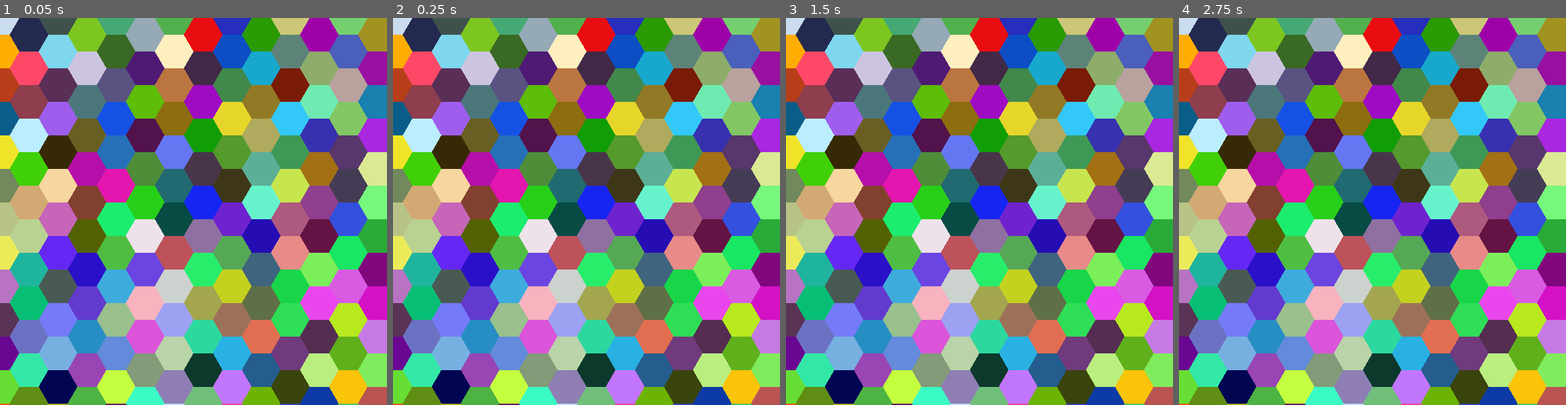
Above: before the commit, frames 1-4 (left to right).
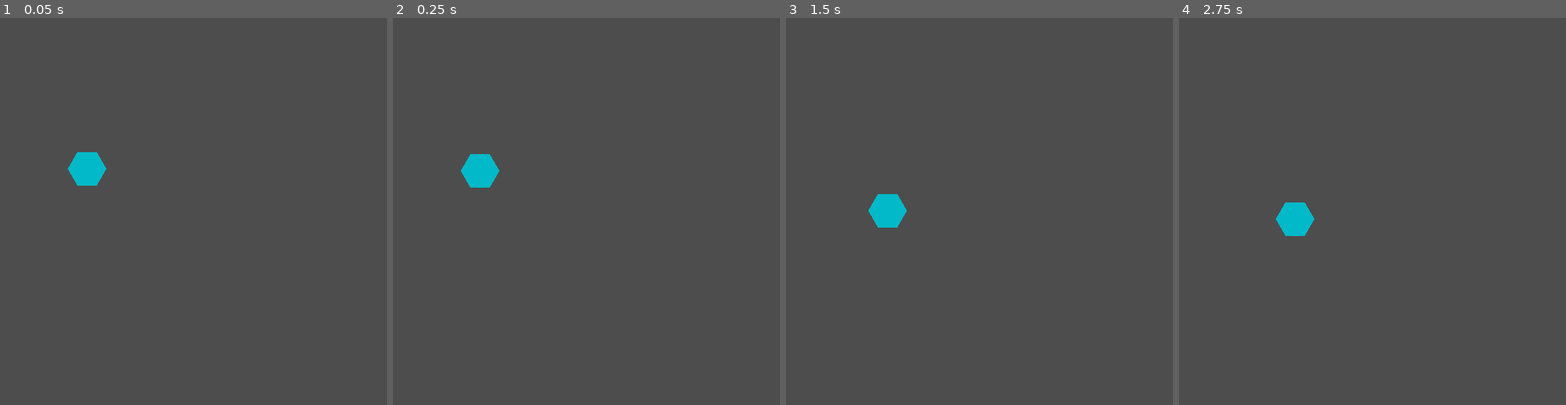
Above: after the commit, the same moments.

Repository: redpebble/sneksagon
Game: Godot game, scene res://scenes/map.tscn
The game is run twice, just before and just after one commit, with the same random seed, the same clock (stepped at 60 frames per second) and the same inputs.
Inputs:
- Up to frame 1 (0.05 s): no input
- Up to frame 2 (0.25 s): no input
- Up to frame 3 (1.5 s): tap Enter at 1.25 s
- Up to frame 4 (2.75 s): no input

The runs differ from the first frame. In frame 1, 98% of the frame differs, in the area x 0-100%, y 0-100%; in frame 2, 98%; in frame 3, 98%; in frame 4, 98%.

Commit message:
hex movement with tweens

Diff:
--- a/scenes/map.gd
+++ b/scenes/map.gd
@@ -8,8 +8,10 @@
 var hex_dict: Dictionary[Vector2, Node2D] = {}
 
 func _ready() -> void:
-	populate_map()
-	pass
+	#populate_map()
+	create_hex(3, 3)
+	await move_hex(Vector2(3, 3), Vector2(3, 4)).finished
+	move_hex(Vector2(3, 4), Vector2(4, 4))
 
 func get_hex_screen_position(i, j) -> Vector2:
 	var w = SIDE_LENGTH * 2 * SCALE
@@ -17,12 +19,13 @@
 	var y = 0.866 * w * (j + 0.5 * i)
 	return Vector2(x, y)
 
-func render_hex(i, j):
+func create_hex(i, j):
 	var hex = hex_scn.instantiate()
 	hex.scale *= SCALE
 	hex.position = get_hex_screen_position(i, j)
 	hex.modulate = Color(randf(), randf(), randf())
-	add_child(hex)
+	call_deferred("add_child", hex)
+	hex_dict[Vector2(i, j)] = hex
 
 func populate_map():
 	var w = SIDE_LENGTH * 2 * SCALE
@@ -32,12 +35,21 @@
 		var j = floori(0.5 * i) * -1
 		while ((j-1) * w * 0.886 < get_window().size.y):
 
-			render_hex(i, j)
-			# hex_dict[Vector2(i, j)] = hex
+			create_hex(i, j)
 
 			j += 1
 		i += 1
 
+
+func move_hex(from : Vector2, to : Vector2) -> Tween:
+	var hex := hex_dict[from]
+	var t = create_tween()
+	t.set_ease(Tween.EASE_IN_OUT)
+	t.set_trans(Tween.TRANS_CUBIC)
+	t.tween_property(hex, "position", get_hex_screen_position(to.x, to.y), 1.0)
+	hex_dict.erase(from)
+	hex_dict[to] = hex
+	return t
 
 #func populate_map():
 	#var unit_w = calculate_diagonal() * SCALE * 1.5
